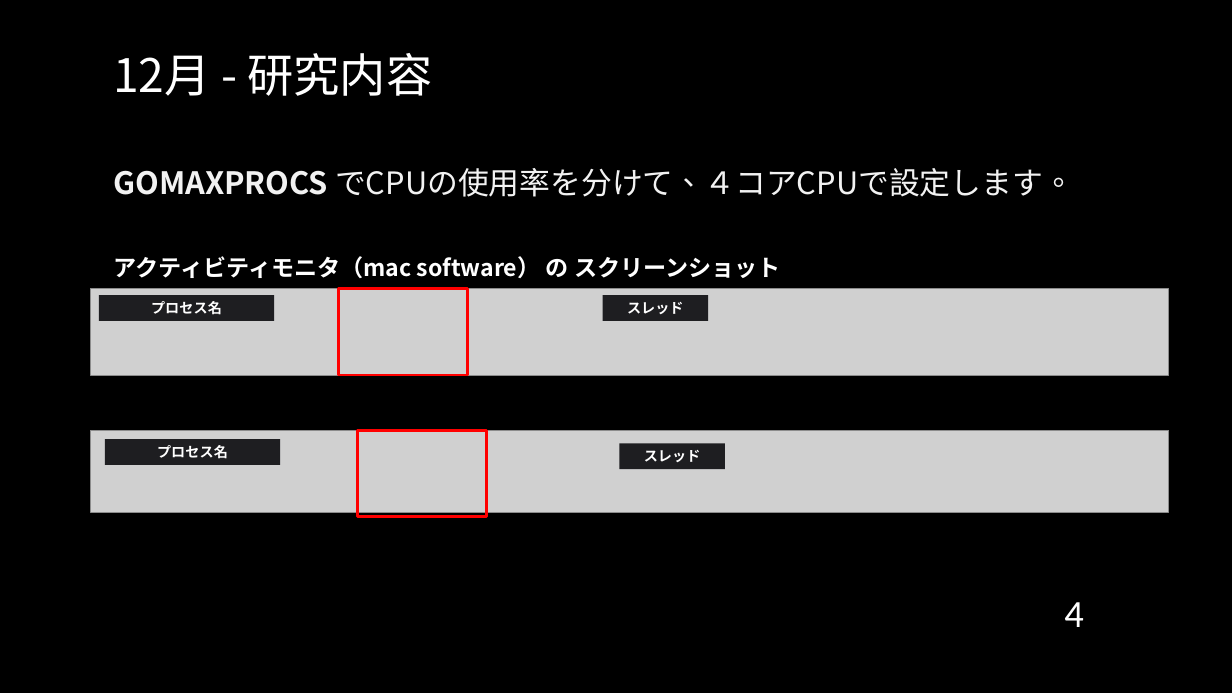
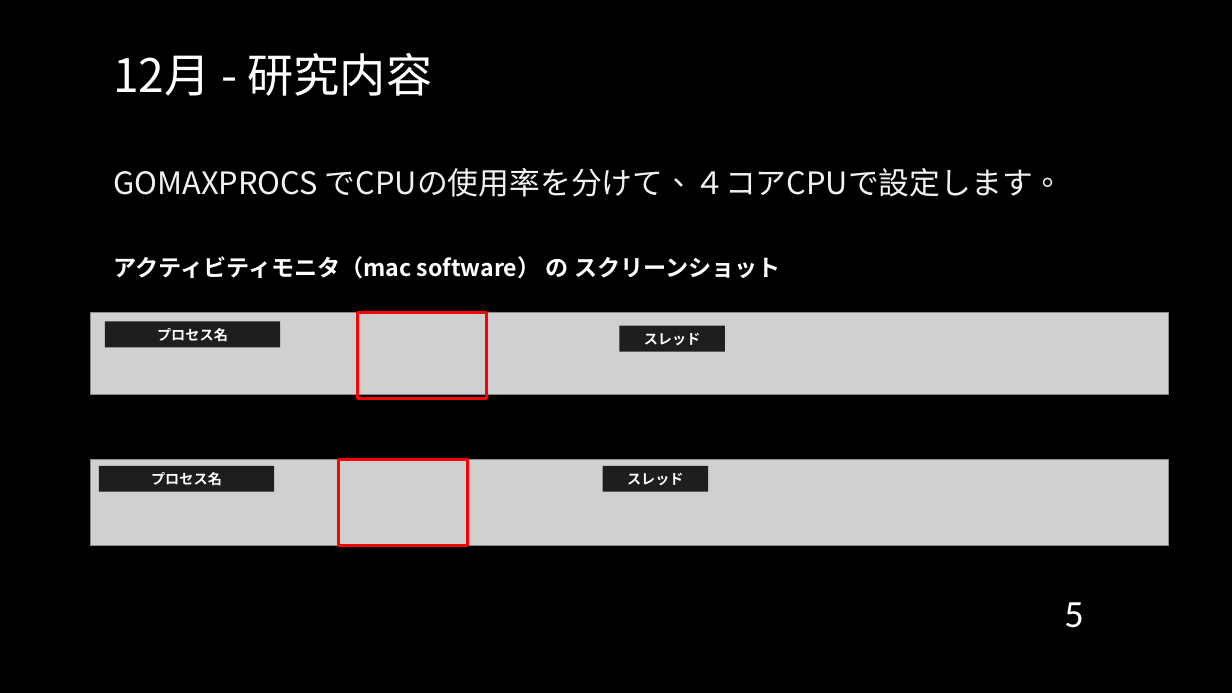
Before and after one commit to cyrusmanosa/Ecc-Year-3, a slide deck: slide 5 of Y3-Sem2/ITゼミ演習II/2024年度_12月報告会_Sk3a04_文家俊.pptx (slide 4 before the commit). Drawn at 1232x693 pixels with LibreOffice and Linux fonts; fonts in the diff are those of the drawing; grey boxes stand for pictures; background and template pictures are left out. Boxes give left, top, right and bottom in pixels: in the first picture for what was removed or moved away, otherwise in the second. Text is boxed around its words. In the diff, an @@ line names an element or a change of style, - is before the commit and + after.

```diff
--- a/Y3-Sem2/ITゼミ演習II/2024年度_12月報告会_Sk3a04_文家俊.pptx
+++ b/Y3-Sem2/ITゼミ演習II/2024年度_12月報告会_Sk3a04_文家俊.pptx
@@ text at [113,168,1064,197]: bold off in "GOMAXPROCS" @@
@@ rectangle "プロセス名": place and size @@
-rectangle "プロセス名" at [105,439,281,465]
+rectangle "プロセス名" at [105,322,281,348]
@@ 2 rectangles, 1 picture: place and size @@
-2 rectangles, 1 picture at [91,431,1168,518]
+2 rectangles, 1 picture at [91,312,1168,399]
@@ 3 rectangles, 1 picture: place and size @@
-3 rectangles, 1 picture at [91,288,1168,375]
+3 rectangles, 1 picture at [91,459,1168,546]
@@ page number at [1064,602,1083,628]: text changed @@
-4
+5
```
Also in this commit, not shown: 6 other slides changed, 7 other files.
